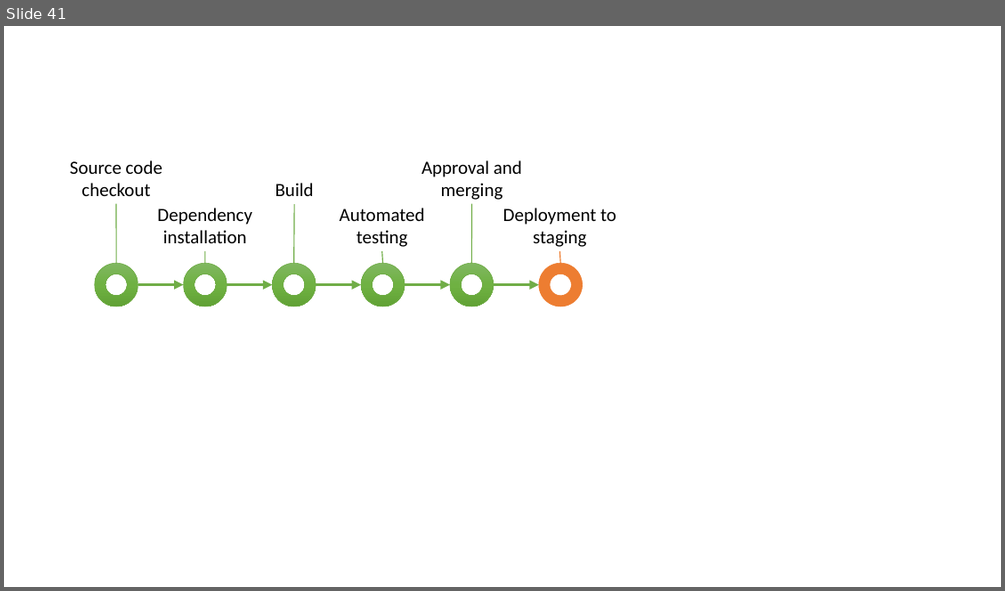
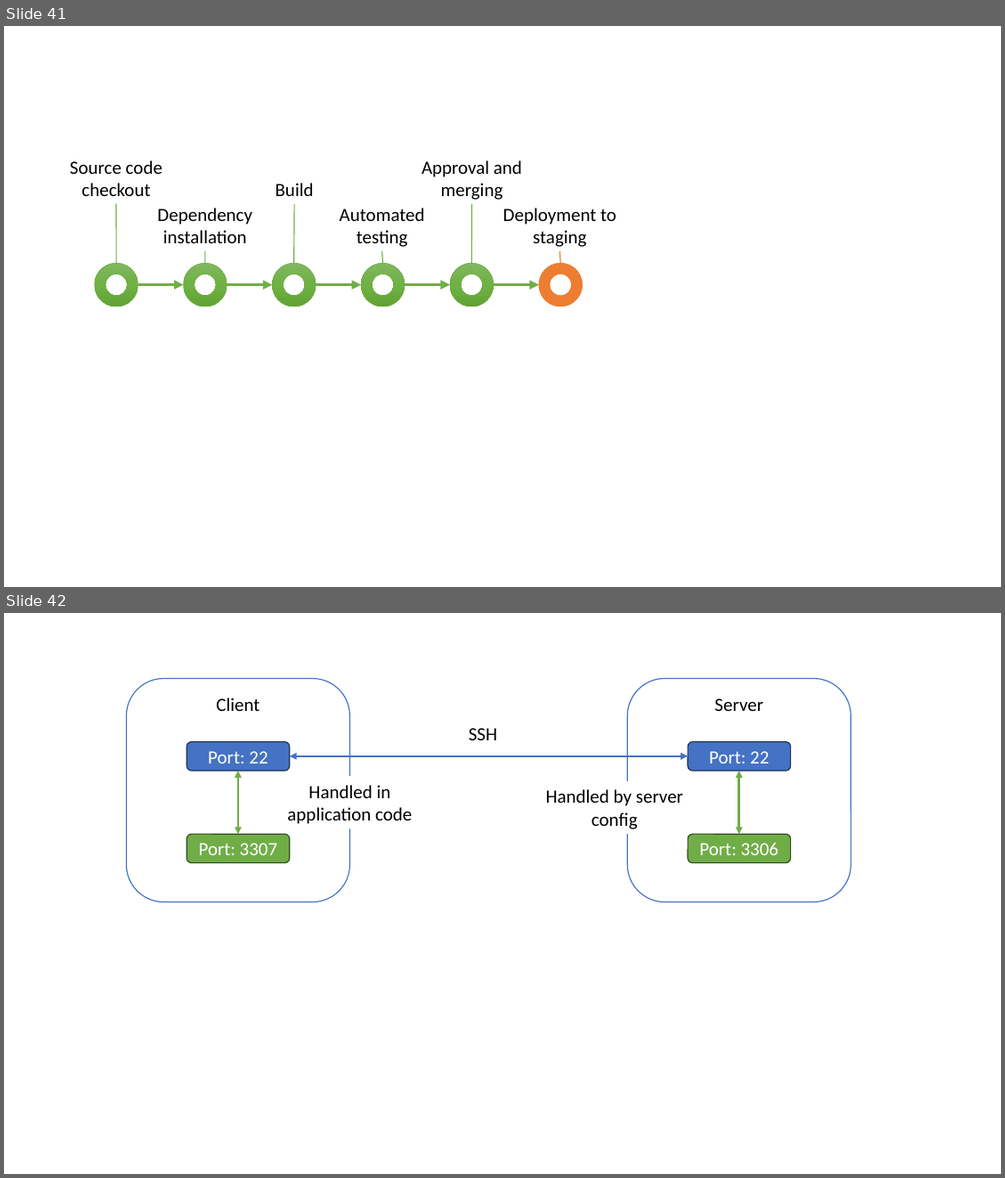
Before and after one commit to edinburgh-napier/SET09102, a slide deck: images/graphics.pptx. Shown one above the other, each under a label of ours: slide 41 before the commit, slides 41 and 42 after it. The pictures are 1005x591 and 1005x1178 pixels, drawn with LibreOffice and Linux fonts; fonts in the diff are those of the drawing. Boxes give left, top, right and bottom in pixels: in the first picture for what was removed or moved away, otherwise in the second. Text is boxed around its words. In the diff, an @@ line names an element or a change of style, - is before the commit and + after.

```diff
--- a/images/graphics.pptx
+++ b/images/graphics.pptx
@@ slide 42 added at [4, 613, 1001, 1174], background #FFFFFF @@
@@ rounded rectangle added at [127, 679, 350, 902], fill #FFFFFF, outline #4472C4 1 pt, 18 pt, text #000000 @@
+Client
@@ rounded rectangle added at [628, 678, 851, 901], fill #FFFFFF, outline #4472C4 1 pt, 18 pt, text #000000 @@
+Server
@@ rounded rectangle added at [186, 742, 290, 771], fill #4472C4, outline #1E3256 1 pt, 18 pt, text #FFFFFF @@
+Port: 22
@@ text added at [469, 728, 497, 740], 18 pt, text #000000 @@
+SSH
@@ rounded rectangle added at [688, 742, 791, 771], fill #4472C4, outline #1E3256 1 pt, 18 pt, text #FFFFFF @@
+Port: 22
@@ double arrow added from (238, 771) to (238, 834), #70AD47 2.25 pt @@
@@ double arrow added from (290, 755) to (688, 755), #4472C4 2.25 pt @@
@@ double arrow added from (739, 771) to (739, 834), #70AD47 2.25 pt @@
@@ text added at [287, 785, 412, 824], 18 pt, text #000000 @@
+Handled in application code
@@ text added at [546, 789, 683, 829], 18 pt, text #000000 @@
+Handled by server config
@@ rounded rectangle added at [186, 834, 290, 863], fill #70AD47, outline #314C1F 1 pt, 18 pt, text #FFFFFF @@
+Port: 3307
@@ rounded rectangle added at [688, 834, 791, 863], fill #70AD47, outline #314C1F 1 pt, 18 pt, text #FFFFFF @@
+Port: 3306
```
Also in this commit, not shown: 10 other files.
